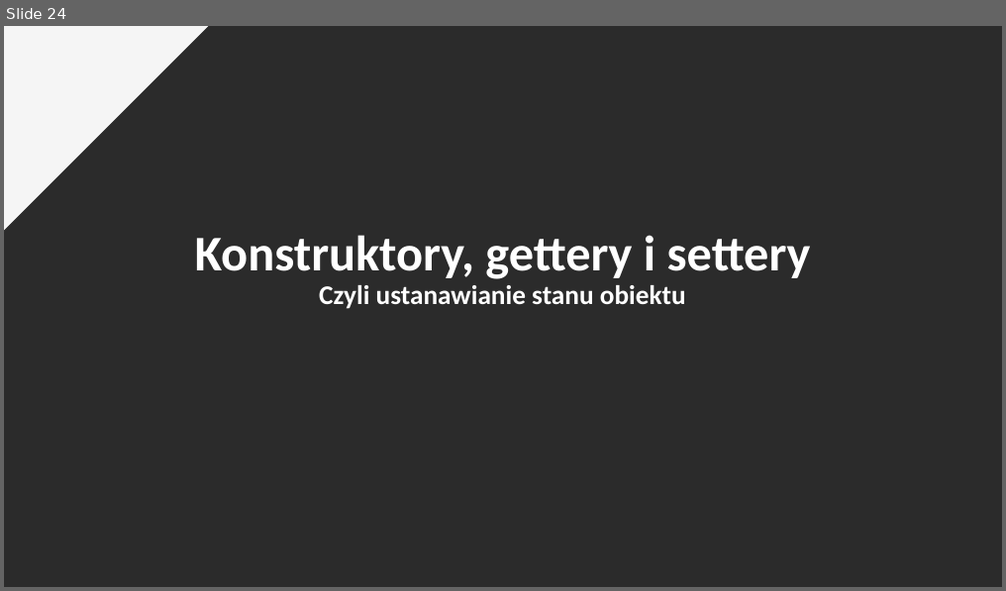
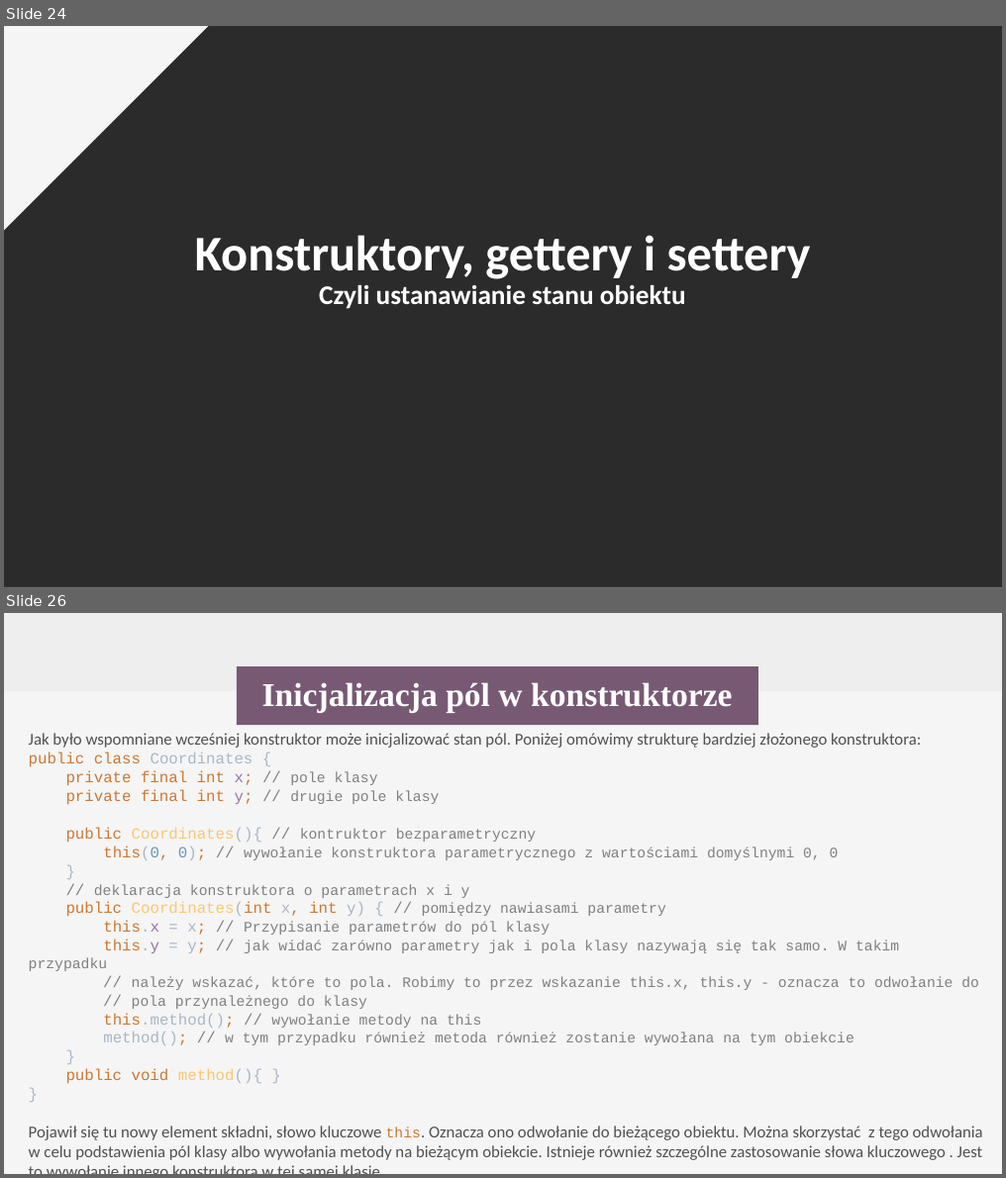
Before and after one commit to testuser-design/TESTwro8_Podstawy_programowania, a slide deck: Wstęp do programowania 20200718.odp. Shown one above the other, each under a label of ours: slide 24 before the commit, slides 24 and 26 after it; the slides between them are not shown. The pictures are 1006x591 and 1006x1178 pixels, drawn with LibreOffice and Linux fonts; fonts in the diff are those of the drawing; background and template pictures are left out; a plain dark background stands for a picture behind light text. Boxes give left, top, right and bottom in pixels: in the first picture for what was removed or moved away, otherwise in the second. Text is boxed around its words. In the diff, an @@ line names an element or a change of style, - is before the commit and + after.

```diff
--- a/Wstęp do programowania 20200718.odp
+++ b/Wstęp do programowania 20200718.odp
@@ slide 26 added at (4, 613, 1002, 1174), background #F5F5F5 @@
@@ rectangle added at (4, 613, 1002, 691), fill #EEEEEE @@
@@ rectangle added at (237, 666, 758, 725), fill #775973, 32 pt, text #FFFFFF, bold @@
+Inicjalizacja pól w konstruktorze
@@ text added at (29, 733, 983, 1160), 14 pt, text #808080 @@
+Jak było wspomniane wcześniej konstruktor może inicjalizować stan pól. Poniżej omówimy strukturę bardziej złożonego konstruktora:
+public class Coordinates {
+private final int x; // pole klasy
+private final int y; // drugie pole klasy
+public Coordinates(){ // kontruktor bezparametryczny
+this(0, 0); // wywołanie konstruktora parametrycznego z wartościami domyślnymi 0, 0
+}
+// deklaracja konstruktora o parametrach x i y
+public Coordinates(int x, int y) { // pomiędzy nawiasami parametry
+this.x = x; // Przypisanie parametrów do pól klasy
+this.y = y; // jak widać zarówno parametry jak i pola klasy nazywają się tak samo. W takim przypadku
+// należy wskazać, które to pola. Robimy to przez wskazanie this.x, this.y - oznacza to odwołanie do
+// pola przynależnego do klasy
+this.method(); // wywołanie metody na this
+method(); // w tym przypadku również metoda również zostanie wywołana na tym obiekcie
+}
+public void method(){ }
+}
+Pojawił się tu nowy element składni, słowo kluczowe this. Oznacza ono odwołanie do bieżącego obiektu. Można skorzystać z tego odwołania w celu podstawienia pól klasy albo wywołania metody na bieżącym obiekcie. Istnieje również szczególne zastosowanie słowa kluczowego . Jest to wywołanie innego konstruktora w tej samej klasie.
```
Also in this commit, not shown: 1 slide changed, 7 other slides added.
